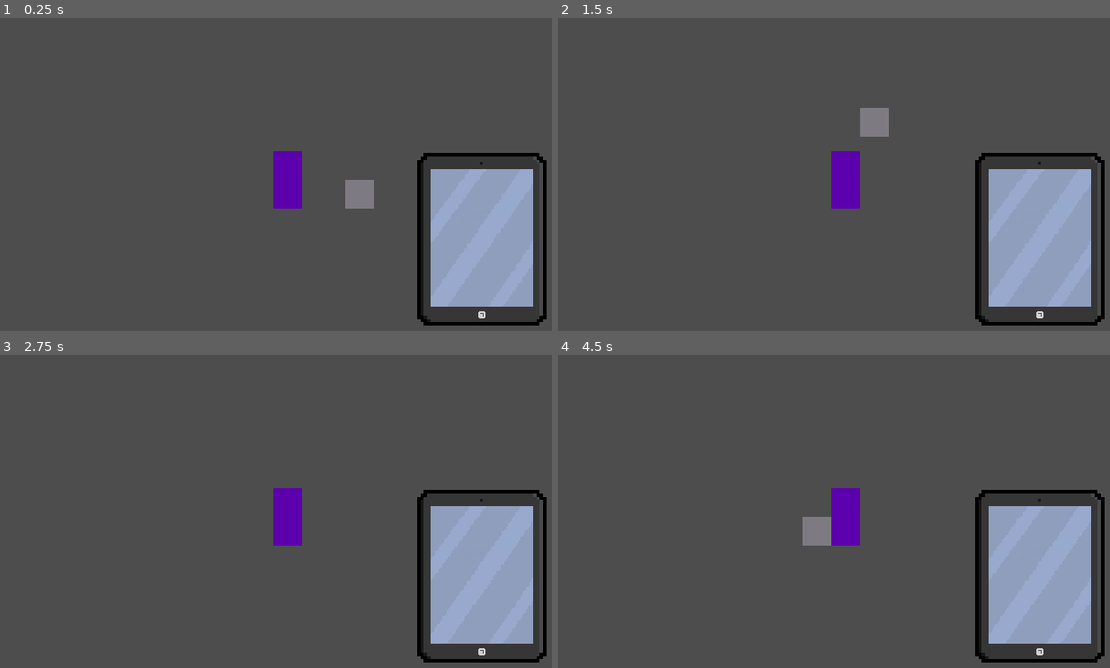
Above: before the commit, frames 1-4 (two rows, left to right).
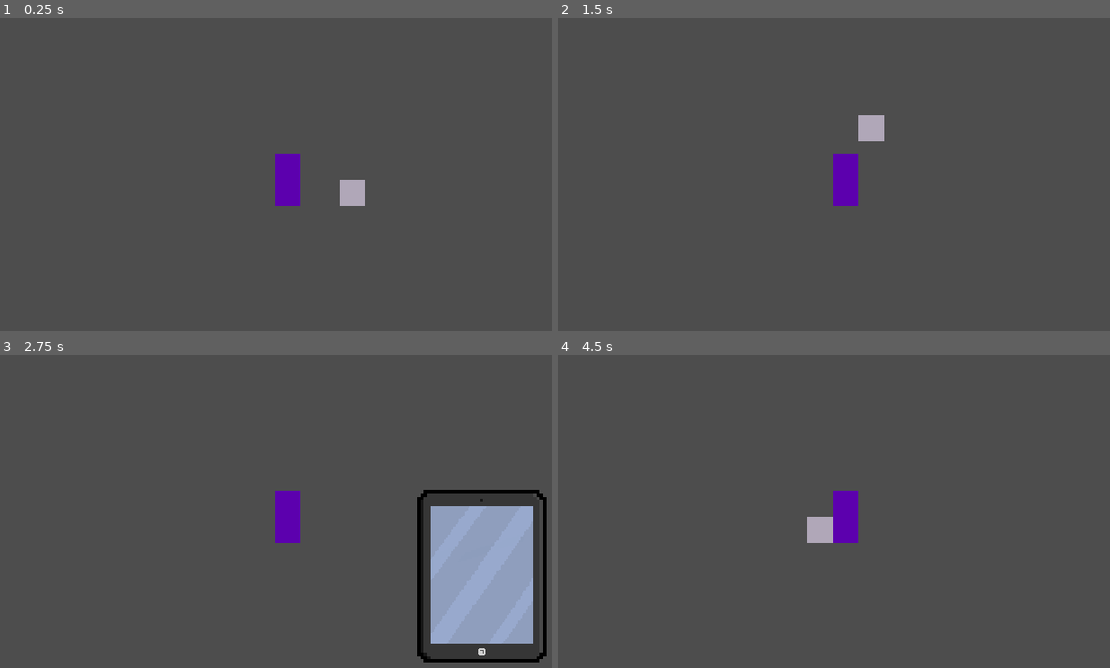
Above: after the commit, the same moments.

Repository: kaminaryu/zokusei-rewrite
Game: Godot game, scene res://main.tscn
The game is run twice, just before and just after one commit, with the same random seed, the same clock (stepped at 60 frames per second) and the same inputs.
Inputs (mouse positions are in pixels of both pictures, inside the frame that each line leads up to):
- Up to frame 1 (0.25 s): no input
- Up to frame 2 (1.5 s): tap Enter at 0.5 s; move the mouse to (972, 165) at 0.52 s; hold D (move-right) 0.53-1.28 s; click (972, 165) at 0.67 s; tap Space at 1.25 s; move the mouse to (729, 196) at 1.27 s; hold S (move-down) from 1.28 s (still down); click (729, 196) at 1.42 s
- Up to frame 3 (2.75 s): move the mouse to (347, 445) at 2.02 s; release S (move-down) at 2.03 s; hold D (move-right) from 2.03 s (still down); click (347, 445) at 2.17 s
- Up to frame 4 (4.5 s): tap Enter at 2.75 s; move the mouse to (817, 580) at 2.77 s; release D (move-right) at 2.78 s; hold W (move-up) 2.78-3.53 s; click (817, 580) at 2.92 s; move the mouse to (1016, 564) at 3.52 s; hold A (move-left) from 3.53 s (still down); click (1016, 564) at 3.67 s; move the mouse to (673, 467) at 4.27 s; click (673, 467) at 4.42 s

The runs differ from the first frame. In frame 1, 10% of the frame differs, in the area x 49-100%, y 42-99%; in frame 2, 10%, in the area x 49-100%, y 28-99%; in frame 3, 0.2%; in frame 4, 10%.

Commit message:
Added UI Toggle

Diff:
--- a/Characters/Player/player.tscn
+++ b/Characters/Player/player.tscn
@@ -19,3 +19,4 @@
 shape = SubResource("RectangleShape2D_j341n")
 
 [node name="Camera2D" type="Camera2D" parent="."]
+zoom = Vector2(0.9, 0.9)
--- a/Objects/Boulder/boulder.gd
+++ b/Objects/Boulder/boulder.gd
@@ -2,6 +2,19 @@
 
 var player_entered := false;
 var mouse_entered  := false;
+var toggle := true
+
+func _process(delta: float) -> void:
+    pass#modulate.a = 0.5 if player_entered else 1
+
+func _input(event: InputEvent) -> void:
+    if not event is InputEventMouseButton :
+        return
+
+    if event.button_index == MOUSE_BUTTON_LEFT and event.pressed:
+        UIHandler.change_ui("Tablet")
+
+
 
 func _on_interact_range_body_entered(body: Node2D) -> void:
     if body.name != "Player" :
@@ -9,12 +22,17 @@
 
     player_entered = true;
 
-
 func _on_interact_range_body_exited(body: Node2D) -> void:
     if body.name != "Player" :
        return;
 
     player_entered = false;
 
-func _process(delta: float) -> void:
-    modulate.a = 0.5 if player_entered else 1;
+
+func _on_mouse_collider_mouse_entered() -> void:
+    mouse_entered = true;
+    Input.set_default_cursor_shape(Input.CURSOR_POINTING_HAND);
+
+func _on_mouse_collider_mouse_exited() -> void:
+    mouse_entered = false;
+    Input.set_default_cursor_shape(Input.CURSOR_ARROW);
--- a/Objects/Boulder/boulder.tscn
+++ b/Objects/Boulder/boulder.tscn
@@ -28,5 +28,15 @@
 [node name="CollisionShape2D" type="CollisionShape2D" parent="InteractRange"]
 shape = SubResource("CircleShape2D_sju0o")
 
+[node name="MouseCollider" type="Area2D" parent="."]
+
+[node name="CollisionShape2D" type="CollisionShape2D" parent="MouseCollider"]
+position = Vector2(0, 4)
+shape = SubResource("RectangleShape2D_t5gur")
+
+[connection signal="mouse_entered" from="Hitbox" to="." method="_on_hitbox_mouse_entered"]
+[connection signal="mouse_exited" from="Hitbox" to="." method="_on_hitbox_mouse_exited"]
 [connection signal="body_entered" from="InteractRange" to="." method="_on_interact_range_body_entered"]
 [connection signal="body_exited" from="InteractRange" to="." method="_on_interact_range_body_exited"]
+[connection signal="mouse_entered" from="MouseCollider" to="." method="_on_mouse_collider_mouse_entered"]
+[connection signal="mouse_exited" from="MouseCollider" to="." method="_on_mouse_collider_mouse_exited"]
--- /dev/null
+++ b/UserInterface/ui-handler.gd
@@ -0,0 +1,13 @@
+extends Node
+
+var ui_list = {}
+@onready var ui_parent_node = $"/root/MainNode/UI"
+
+func change_ui(ui: String) -> void:
+    if not ui_list.has(ui) :
+        ui_list[ui] = false
+
+    var current_ui = get_node("/root/MainNode/UI/" + ui)
+
+    ui_list[ui] = not ui_list[ui]
+    current_ui.visible = ui_list[ui]
--- a/main.tscn
+++ b/main.tscn
@@ -18,3 +18,5 @@
 [node name="UI" type="CanvasLayer" parent="."]
 
 [node name="Tablet" parent="UI" instance=ExtResource("3_h2yge")]
+visible = false
+mouse_filter = 2
--- a/project.godot
+++ b/project.godot
@@ -14,6 +14,10 @@
 run/main_scene="uid://8ednuqo5mpx7"
 config/features=PackedStringArray("4.4", "GL Compatibility")
 config/icon="res://icon.svg"
+
+[autoload]
+
+UIHandler="*res://UserInterface/ui-handler.gd"
 
 [display]
 
Not shown, added: UserInterface/ui-handler.gd.uid
